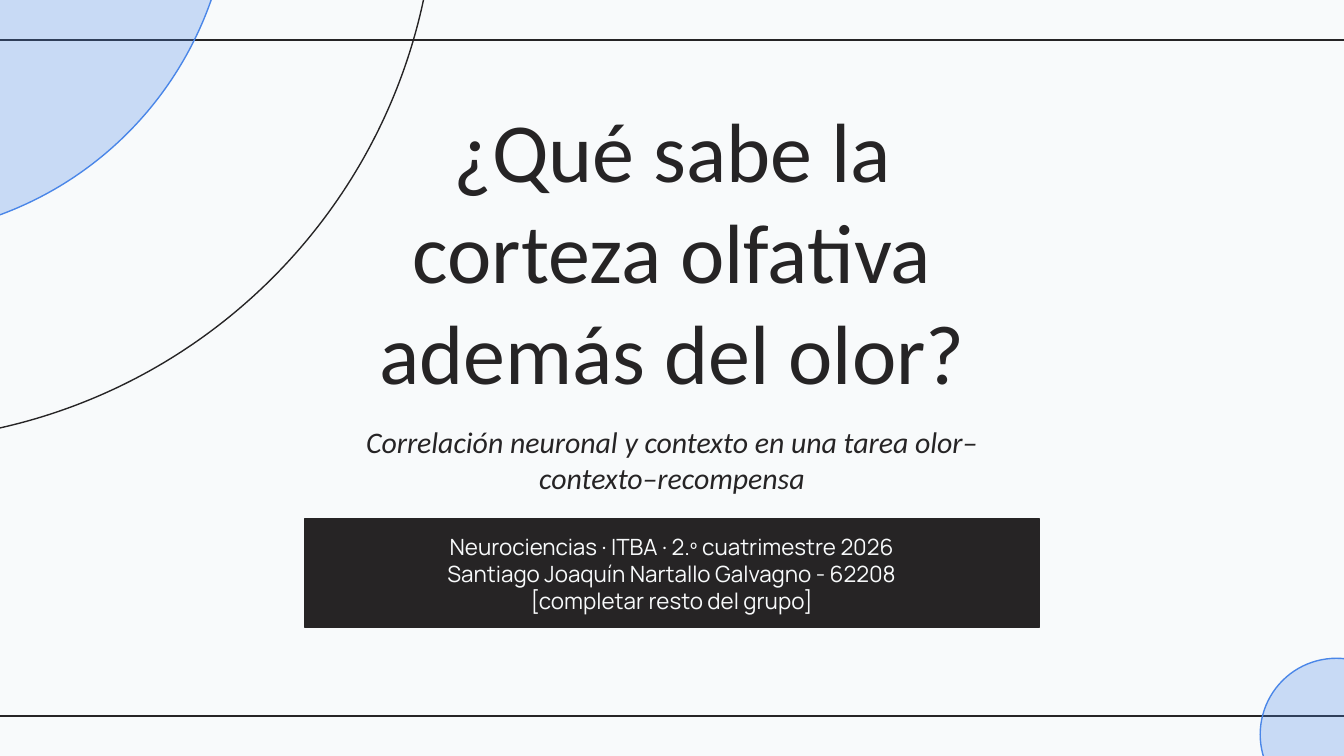
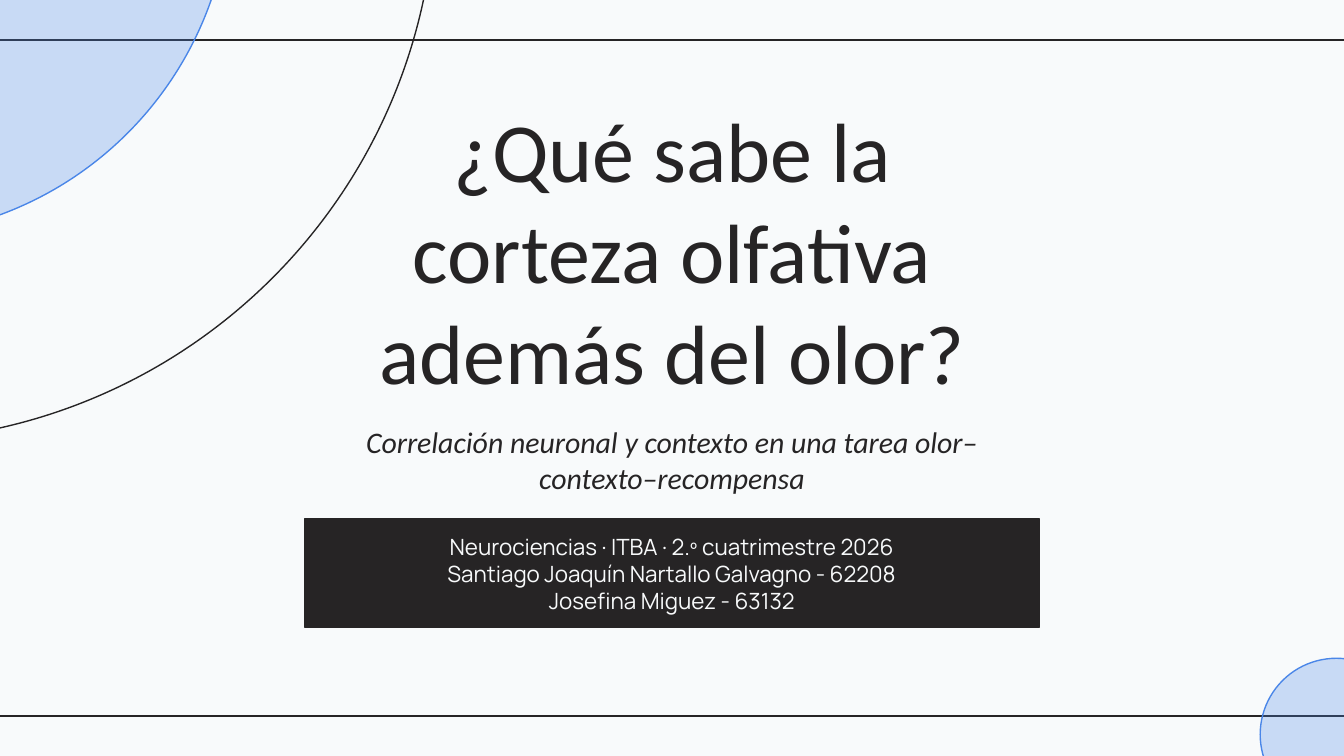
Before and after one commit to SantiNG101/final-neuro, a slide deck: slide 1 of presentacion/presentacion_trabajo_final.pptx. Drawn at 1344x756 pixels with LibreOffice and Linux fonts; fonts in the diff are those of the drawing. Boxes give left, top, right and bottom in pixels: in the first picture for what was removed or moved away, otherwise in the second. Text is boxed around its words. In the diff, an @@ line names an element or a change of style, - is before the commit and + after.

```diff
--- a/presentacion/presentacion_trabajo_final.pptx
+++ b/presentacion/presentacion_trabajo_final.pptx
@@ subtitle at bbox=[549, 592, 795, 615]: text changed @@
-[completar resto del grupo]
+Josefina Miguez - 63132
```
Also in this commit, not shown: 5 other slides changed, 3 slides added, 1 slide removed, 5 other files.
